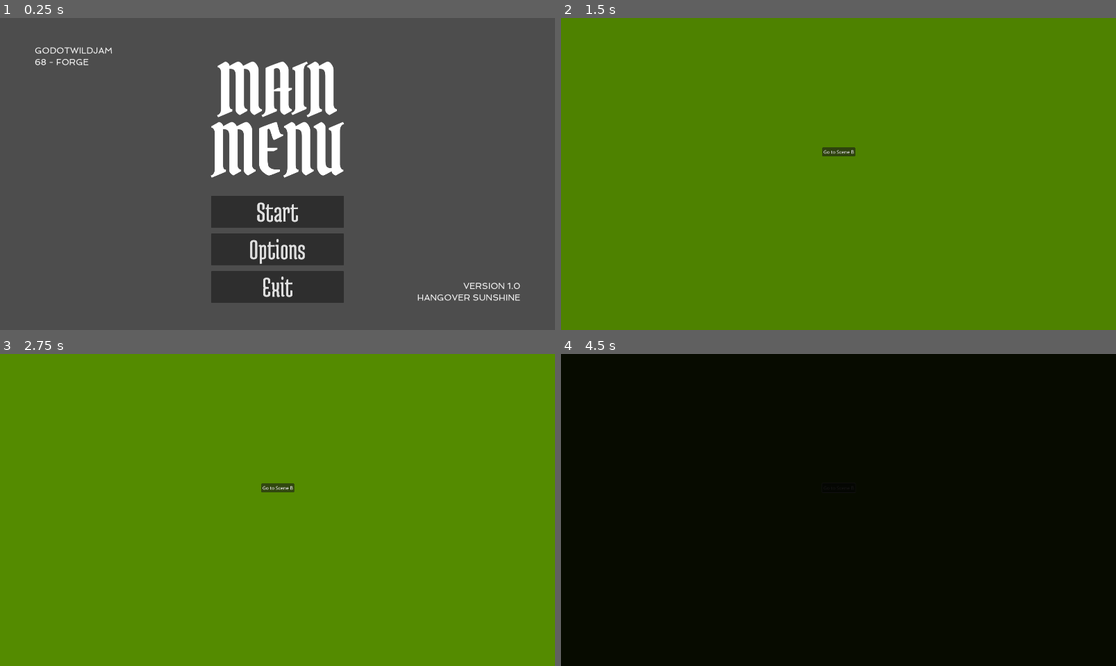
Above: before the commit, frames 1-4 (two rows, left to right).
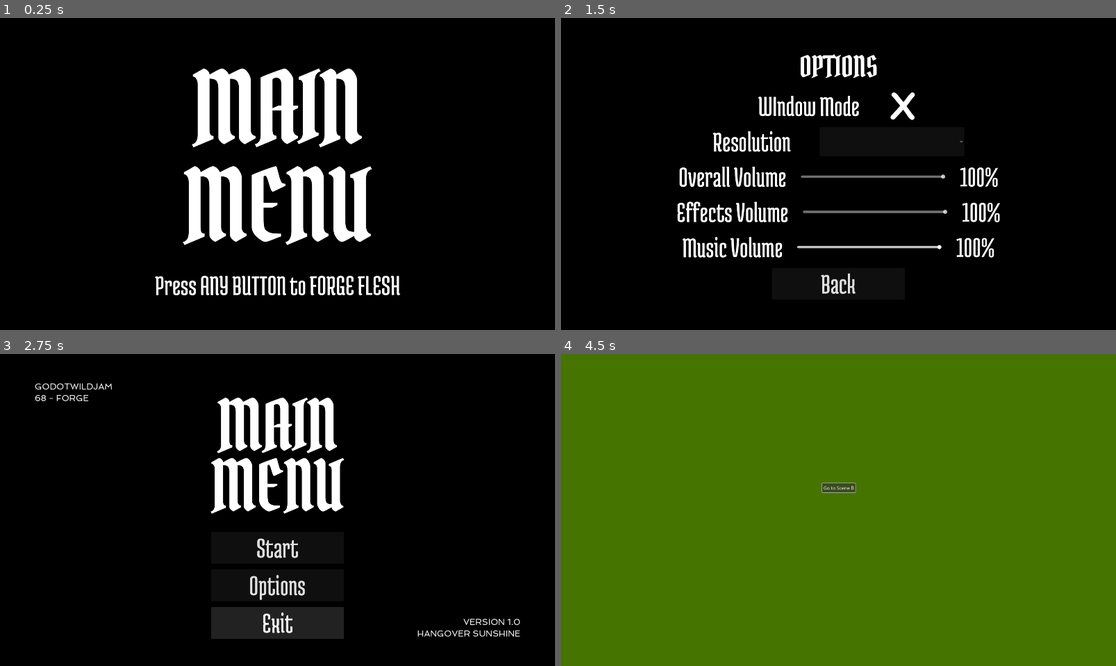
Above: after the commit, the same moments.

Repository: Hangover-Sunshine/KATAMARI-MEATBALL
Game: Godot game, scene res://scenes/menus/Hub_Menu.tscn
The game is run twice, just before and just after one commit, with the same random seed, the same clock (stepped at 60 frames per second) and the same inputs. Before the commit the project starts from res://scenes/Menus/Main_Menu.tscn.
Inputs (mouse positions are in pixels of both pictures, inside the frame that each line leads up to):
- Up to frame 1 (0.25 s): no input
- Up to frame 2 (1.5 s): click (838, 211) at 0.5 s, where only the run before the commit has a clickable "Start"; click (838, 248) at 1.25 s, where only the run after the commit has a clickable "Options"
- Up to frame 3 (2.75 s): click (277, 619) at 2 s, where only the run after the commit has a clickable "Back"
- Up to frame 4 (4.5 s): click (838, 547) at 2.75 s, where only the run after the commit has a clickable "Start"; click "Go to Scene B" at 3.5 s; click "Go to Scene B" at 4.25 s

The runs differ from the first frame. In frame 1, 98% of the frame differs, in the area x 0-100%, y 0-100%; in frame 2, 100%; in frame 3, 100%; in frame 4, 100%.

Commit message:
Functional scene transitions for hub / main menu
it works

Diff:
--- a/project.godot
+++ b/project.godot
@@ -11,7 +11,7 @@
 [application]
 
 config/name="GWJ 68"
-run/main_scene="res://scenes/Menus/Main_Menu.tscn"
+run/main_scene="res://scenes/Menus/Hub_Menu.tscn"
 config/features=PackedStringArray("4.2", "Forward Plus")
 config/icon="res://_SYSTEM/HS_DesktopIcon.png"
 config/windows_native_icon="res://_SYSTEM/Windows/icon.ico"
--- a/scenes/Menus/Options_Menu.tscn
+++ b/scenes/Menus/Options_Menu.tscn
@@ -1,5 +1,6 @@
-[gd_scene load_steps=5 format=3 uid="uid://3hktxq1p4qdr"]
+[gd_scene load_steps=6 format=3 uid="uid://3hktxq1p4qdr"]
 
+[ext_resource type="Script" path="res://scripts/menus/Options_Menu.gd" id="1_wb3gc"]
 [ext_resource type="Texture2D" uid="uid://5ag0vw2x6v5f" path="res://assets/particle/Hug1.png" id="3_kdprp"]
 [ext_resource type="FontFile" uid="uid://bq3ebwt2pq467" path="res://assets/fonts/PirataOne.ttf" id="3_uopnn"]
 [ext_resource type="Texture2D" uid="uid://b758vknemqg0i" path="res://assets/particle/Kiss.png" id="4_6moat"]
@@ -12,6 +13,7 @@
 anchor_bottom = 1.0
 grow_horizontal = 2
 grow_vertical = 2
+script = ExtResource("1_wb3gc")
 
 [node name="MarginContainer" type="MarginContainer" parent="."]
 layout_mode = 1
@@ -164,7 +166,7 @@
 text = "100%"
 horizontal_alignment = 1
 
-[node name="O_LEAVE3" type="Button" parent="MarginContainer/OptionsMenu/O_VBoxContainer"]
+[node name="O_LEAVE" type="Button" parent="MarginContainer/OptionsMenu/O_VBoxContainer"]
 custom_minimum_size = Vector2(460, 0)
 layout_mode = 2
 size_flags_horizontal = 4
--- a/scenes/menus/Hub_Menu.tscn
+++ b/scenes/menus/Hub_Menu.tscn
@@ -1,5 +1,6 @@
-[gd_scene load_steps=4 format=3 uid="uid://bdf1kujrb35xc"]
+[gd_scene load_steps=5 format=3 uid="uid://bdf1kujrb35xc"]
 
+[ext_resource type="Script" path="res://scripts/menus/Hub_Menu.gd" id="1_7hbgn"]
 [ext_resource type="PackedScene" uid="uid://cjpdcltsjfr2m" path="res://scenes/menus/Main_Menu.tscn" id="1_nfybi"]
 [ext_resource type="PackedScene" uid="uid://3hktxq1p4qdr" path="res://scenes/menus/Options_Menu.tscn" id="2_t1vus"]
 [ext_resource type="PackedScene" uid="uid://cgtj810lqgwsc" path="res://scenes/menus/Splash_Menu.tscn" id="3_w588a"]
@@ -11,6 +12,7 @@
 anchor_bottom = 1.0
 grow_horizontal = 2
 grow_vertical = 2
+script = ExtResource("1_7hbgn")
 
 [node name="ColorRect" type="ColorRect" parent="."]
 layout_mode = 0
@@ -23,6 +25,7 @@
 layout_mode = 1
 
 [node name="MainMenu" parent="." instance=ExtResource("1_nfybi")]
+visible = false
 layout_mode = 1
 
 [node name="OptionsMenu" parent="." instance=ExtResource("2_t1vus")]
--- /dev/null
+++ b/scripts/menus/Hub_Menu.gd
@@ -0,0 +1,41 @@
+extends Control
+
+@onready var splash_menu = $SplashMenu
+@onready var main_menu = $MainMenu
+@onready var options_menu = $OptionsMenu
+
+var opened_before = false
+
+# Called when the node enters the scene tree for the first time.
+func _ready():
+	menu_open()
+	handle_connecting_signals()
+
+func _input(event):
+	if event.is_pressed() and splash_menu.visible == true:
+		splash_menu.visible = false
+		main_menu.visible = true
+
+func menu_open():
+	if opened_before == false:
+		splash_menu.visible = true
+		main_menu.visible = false
+		options_menu.visible = false
+	else:
+		splash_menu.visible = false
+		main_menu.visible = true
+		options_menu.visible = false
+
+func handle_connecting_signals() -> void:
+	main_menu.goto_options_menu.connect(show_options)
+	options_menu.leave_options_menu.connect(leave_options)
+
+func show_options():
+	splash_menu.visible = false
+	main_menu.visible = false
+	options_menu.visible = true
+
+func leave_options():
+	splash_menu.visible = false
+	main_menu.visible = true
+	options_menu.visible = false
--- a/scripts/menus/Main_Menu.gd
+++ b/scripts/menus/Main_Menu.gd
@@ -6,13 +6,23 @@
 @onready var mm_leave = $MarginContainer/MainMenu/MM_VBoxContainer/MM_HBoxContainer/MM_VBoxContainer/MM_Exit
 @onready var start_level = preload("res://scenes/MainScene.tscn") as PackedScene
 
+signal goto_options_menu
+
 # Called when the node enters the scene tree for the first time.
 func _ready():
-	mm_start.button_down.connect(on_start_pressed)
-	mm_leave.button_down.connect(on_exit_pressed)
+	handle_connecting_signals()
 
 func on_start_pressed() -> void:
 	get_tree().change_scene_to_packed(start_level)
 
+func on_options_pressed() -> void:
+	goto_options_menu.emit()
+
 func on_exit_pressed() -> void:
 	get_tree().quit()
+
+func handle_connecting_signals() -> void:
+	mm_start.button_down.connect(on_start_pressed)
+	mm_options.button_down.connect(on_options_pressed)
+	mm_leave.button_down.connect(on_exit_pressed)
+	pass
--- /dev/null
+++ b/scripts/menus/Options_Menu.gd
@@ -0,0 +1,12 @@
+class_name OptionsMenu
+extends Control
+
+@onready var o_leave = $MarginContainer/OptionsMenu/O_VBoxContainer/O_LEAVE as Button
+
+signal leave_options_menu
+
+func _ready():
+	o_leave.button_down.connect(on_back_pressed)
+
+func on_back_pressed() -> void:
+	leave_options_menu.emit()
